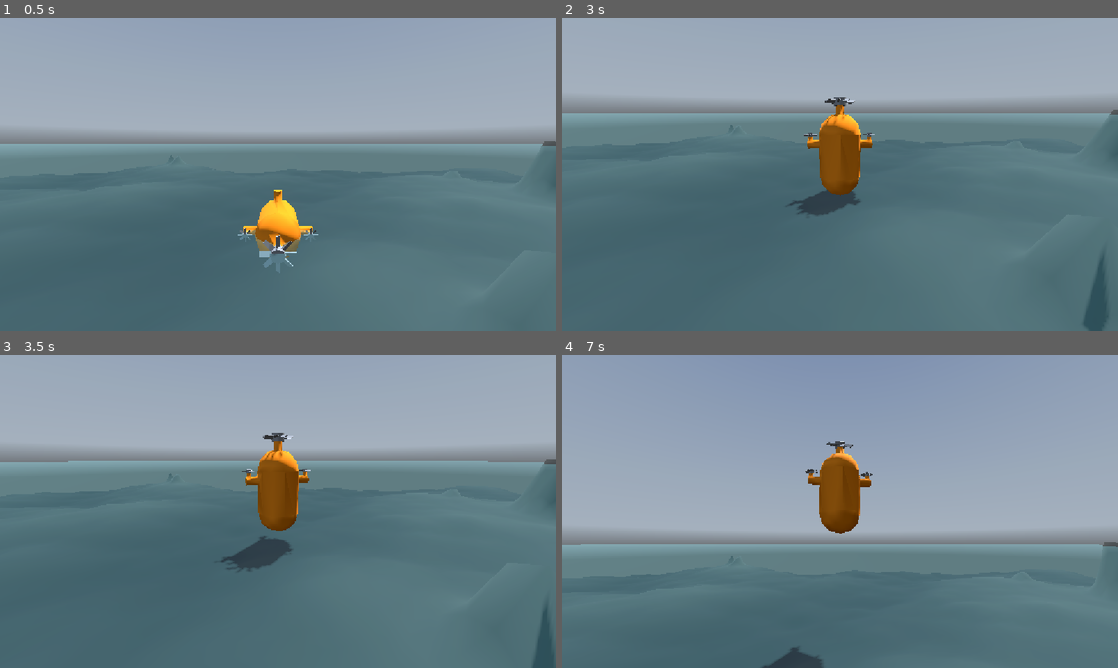
Above: before the commit, frames 1-4 (two rows, left to right).
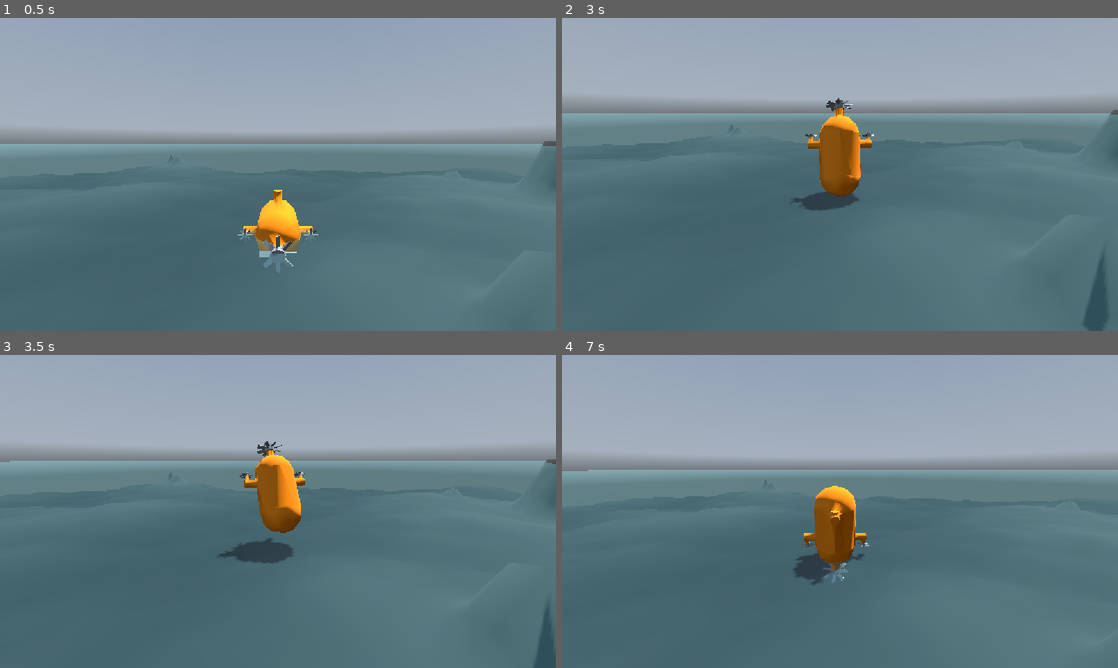
Above: after the commit, the same moments.

Repository: JanWack/untitled_underwater_game
Game: Godot game, scene res://scenes/test_map.tscn
Same seed, same stepped clock (60 frames per second), same inputs: the game is played once before the commit and once after it. A sky picture missing from this copy of the repository is replaced by a grey-blue gradient.
Inputs (mouse positions are in pixels of both pictures, inside the frame that each line leads up to):
- Up to frame 1 (0.5 s): no input
- Up to frame 2 (3 s): tap Enter at 0.5 s; move the mouse to (834, 180) at 0.52 s; hold Right mouse button (break) 0.53-1.28 s; hold W (up) 0.53-2.78 s; click (834, 180) at 0.8 s; move the mouse to (878, 177) at 1.27 s; click (878, 177) at 1.35 s; right-click (878, 177) at 1.55 s; move the mouse to (795, 171) at 2.02 s; hold Right mouse button (break) 2.03-2.78 s; click (795, 171) at 2.3 s; move the mouse to (845, 174) at 2.77 s; hold A (left) from 2.78 s (still down); click (845, 174) at 2.85 s
- Up to frame 3 (3.5 s): keep holding A (left); right-click (283, 511) at 3.05 s
- Up to frame 4 (7 s): move the mouse to (817, 505) at 3.52 s; release A (left) at 3.53 s; hold Right mouse button (break) 3.53-4.28 s; hold W (up) 3.53-5.78 s; click (817, 505) at 3.8 s; move the mouse to (867, 511) at 4.27 s; click (867, 511) at 4.35 s; right-click (867, 511) at 4.55 s; move the mouse to (812, 511) at 5.02 s; hold Right mouse button (break) 5.03-5.78 s; click (812, 511) at 5.3 s; move the mouse to (851, 505) at 5.77 s; hold D (right) 5.78-6.53 s; click (851, 505) at 5.85 s; right-click (851, 505) at 6.05 s; move the mouse to (834, 517) at 6.52 s; hold W (up) from 6.53 s (still down); hold Right mouse button (break) from 6.53 s (still down); click (834, 517) at 6.8 s

Frame 1 is identical in both runs. In frame 2, 0.8% of the frame differs, in the area x 40-57%, y 25-64%; in frame 3, 1.7%; in frame 4, 33%, in the area x 0-100%, y 27-100%.

Commit message:
Cleaned up the code

Diff:
--- a/untitled-underwater-game/scripts/submarine.gd
+++ b/untitled-underwater-game/scripts/submarine.gd
@@ -8,7 +8,7 @@
 @export var main_prop_base: Node3D
 
 # Constants
-const SPEED: float = 4.0
+const SPEED: float = 5.0
 const ACCELERATION: float = 2.0
 const TURN_SPEED: float = 1.0
 const TURN_ACCELERATION: float = 2.0
@@ -28,13 +28,11 @@
 var tween: Tween
 
 
+## Handles the player input
 func _unhandled_key_input(_event: InputEvent) -> void:
-	if Input.is_action_just_pressed("up"):
-		rotate_main_propeller(135.0)
-	elif Input.is_action_just_pressed("down"):
-		rotate_main_propeller(45.0)
-	else:
-		rotate_main_propeller(90)
+	if Input.is_action_just_pressed("up"): rotate_main_propeller(135.0)
+	elif Input.is_action_just_pressed("down"): rotate_main_propeller(45.0)
+	else: rotate_main_propeller(90)
 
 
 ## Handles the turning and velocity of the submarine.
@@ -44,32 +42,32 @@
 	turn_velocity = turn_velocity.lerp(input_dir * TURN_SPEED, TURN_ACCELERATION * delta)
 
 	rotation.y -= turn_velocity.x * delta
-	rotation.x += turn_velocity.y * delta
+	rotate_object_local(Vector3.RIGHT, turn_velocity.y * delta) # Prevents gimbal-lock or smth...
 
 	var velocity_dir: float = 0.0
-	if Input.is_action_pressed("gas"):
-		velocity_dir += 1.0
-	if Input.is_action_pressed("break"):
-		velocity_dir -= 1.0
+	if Input.is_action_pressed("gas"): velocity_dir += 1.0
+	if Input.is_action_pressed("break"): velocity_dir -= 1.0
 
 	forward_speed = move_toward(forward_speed, velocity_dir * SPEED, ACCELERATION * delta)
 	velocity = -global_transform.basis.z * forward_speed
 
-	if velocity_dir:
-		main_propeller_speed = move_toward(main_propeller_speed, velocity_dir * PROPELLER_SPEED, PROPELLER_ACCELERATION * delta)
-	else:
-		main_propeller_speed = move_toward(main_propeller_speed, input_dir.y * PROPELLER_SPEED, PROPELLER_ACCELERATION * delta)
-	main_propeller.rotate_y(-main_propeller_speed * PROPELLER_ROTATION_SMOOTHING)
-
-	left_propeller_speed = move_toward(left_propeller_speed, max(input_dir.x, 0.0) * PROPELLER_SPEED, SMALL_PROPELLER_ACCELERATION * delta)
-	left_propeller.rotate_z(-left_propeller_speed * SMALL_PROPELLER_ROTATION_SMOOTHING)
-
-	right_propeller_speed = move_toward(right_propeller_speed, min(input_dir.x, 0.0) * PROPELLER_SPEED, SMALL_PROPELLER_ACCELERATION * delta)
-	right_propeller.rotate_z(-right_propeller_speed * SMALL_PROPELLER_ROTATION_SMOOTHING)
+	spin_propelars(delta, velocity_dir, input_dir)
 
 	move_and_slide()
 
 
+## Spins the main and side propelars when moving
+func spin_propelars(delta: float, velocity_dir: float, input_dir: Vector2) -> void:
+	if velocity_dir: main_propeller_speed = move_toward(main_propeller_speed, velocity_dir * PROPELLER_SPEED, PROPELLER_ACCELERATION * delta)
+	else: main_propeller_speed = move_toward(main_propeller_speed, input_dir.y * PROPELLER_SPEED, PROPELLER_ACCELERATION * delta)
+	main_propeller.rotate_y(-main_propeller_speed * PROPELLER_ROTATION_SMOOTHING)
+	left_propeller_speed = move_toward(left_propeller_speed, max(input_dir.x, 0.0) * PROPELLER_SPEED, SMALL_PROPELLER_ACCELERATION * delta)
+	left_propeller.rotate_z(-left_propeller_speed * SMALL_PROPELLER_ROTATION_SMOOTHING)
+	right_propeller_speed = move_toward(right_propeller_speed, min(input_dir.x, 0.0) * PROPELLER_SPEED, SMALL_PROPELLER_ACCELERATION * delta)
+	right_propeller.rotate_z(-right_propeller_speed * SMALL_PROPELLER_ROTATION_SMOOTHING)
+
+
+## Rotates the main propelar up or down
 func rotate_main_propeller(angle: float) -> void:
 	if tween and tween.is_running():
 			tween.kill()
